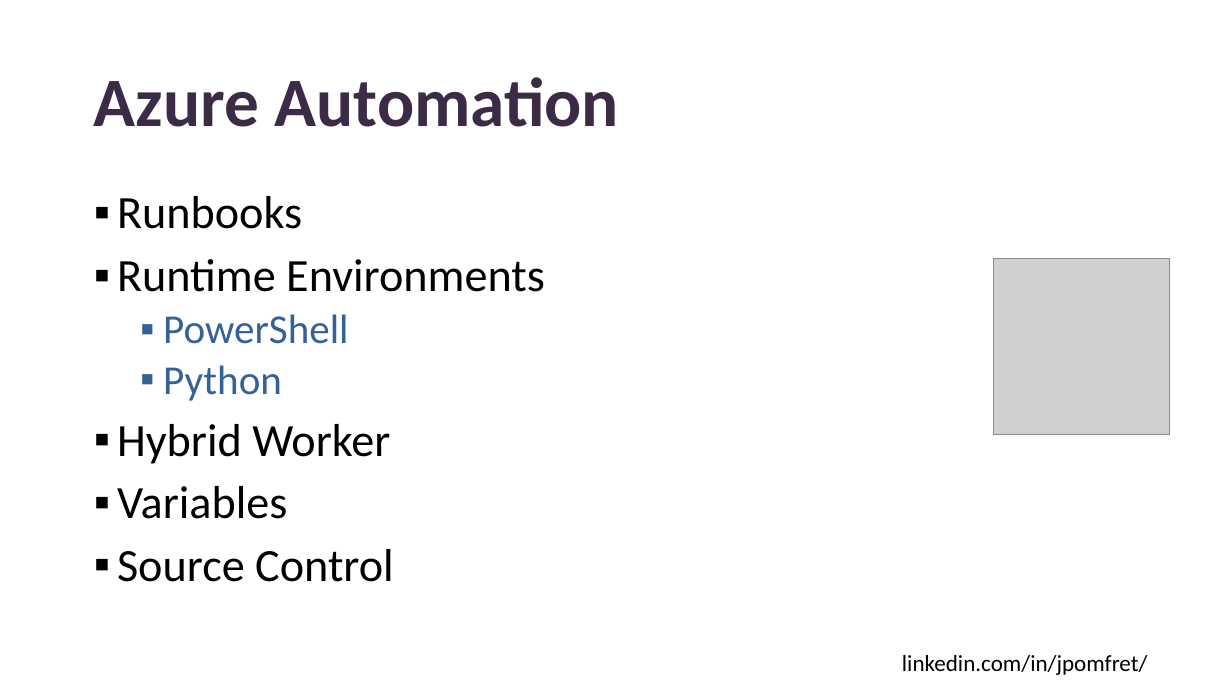
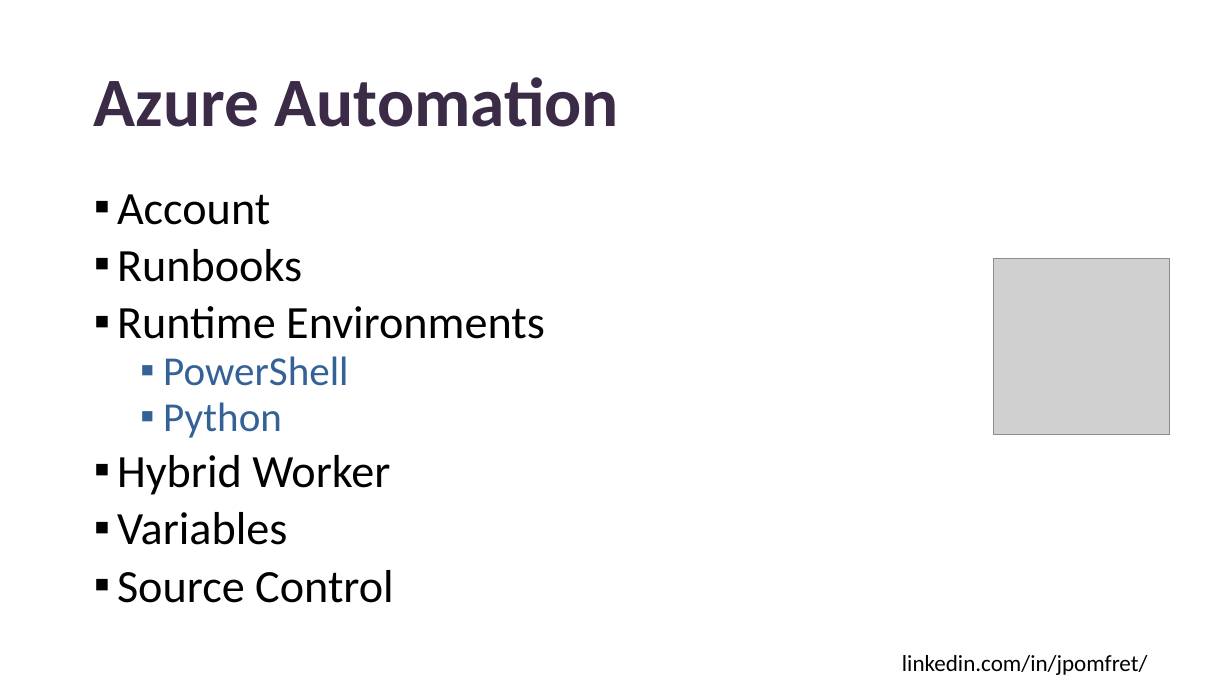
Before and after one commit to jpomfret/PowerShellAzureAutomation, a slide deck: slide 20 of PSCONFEU25_Pomfret_AzureAutomation.pptx (slide 21 before the commit). Drawn at 1232x693 pixels with LibreOffice and Linux fonts; fonts in the diff are those of the drawing; grey boxes stand for pictures; background and template pictures are left out. Boxes give left, top, right and bottom in pixels: in the first picture for what was removed or moved away, otherwise in the second. Text is boxed around its words. In the diff, an @@ line names an element or a change of style, - is before the commit and + after.

```diff
--- a/PSCONFEU25_Pomfret_AzureAutomation.pptx
+++ b/PSCONFEU25_Pomfret_AzureAutomation.pptx
@@ text at (117, 194, 270, 225): paragraph added @@
+▪ Account
@@ text at (117, 249, 545, 603): line spacing 0.9 to 0.8 @@
```
Also in this commit, not shown: 2 slides removed, 8 other files.
